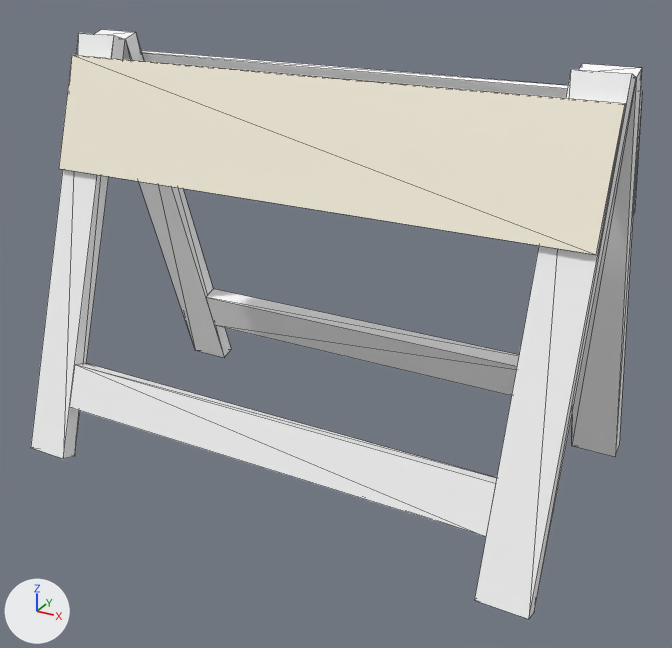
Two versions of the Blender file Barrier/Barrier.blend, one commit apart.
One viewpoint serves both versions: a 50 mm lens placed at (0.743, -1.31, 0.532), pointed at (0.036, -0.025, -0.11). The axes (+X, +Y, +Z) are drawn at lower left. The lights are the same throughout. Mesh edges are drawn as thin lines.

In view in the first picture: 'Barrier'.
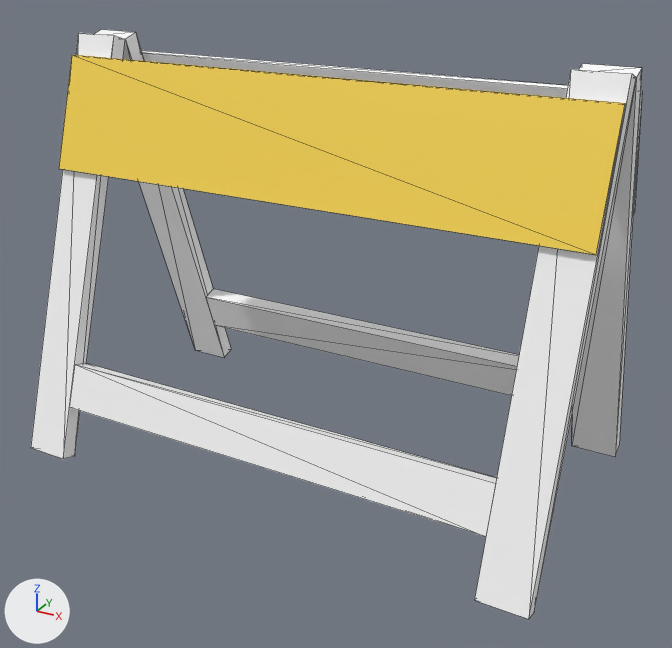
The newer file is also rescaled (x2.0) as a whole; pictures and numbers use the older file's frame.

Pixel boxes (x1, y1, x2, y2) of what changed, in the pictures (672 x 648 px):
'Barrier', recoloured (white to yellow)
    both: (59, 52, 628, 258)

What the commit changed:
Material 'Hazard_striping' (mat_hazard_striping) changes colour from white #fef7e4 to yellow #feda52; in linear values from (0.992, 0.929, 0.776) to (0.992, 0.702, 0.0839).
